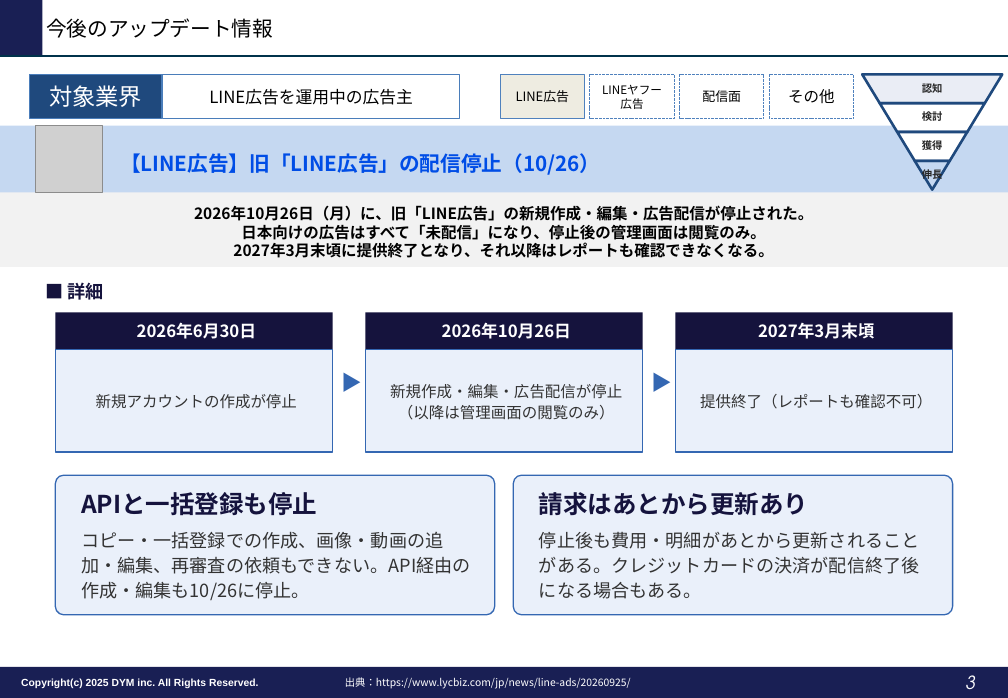
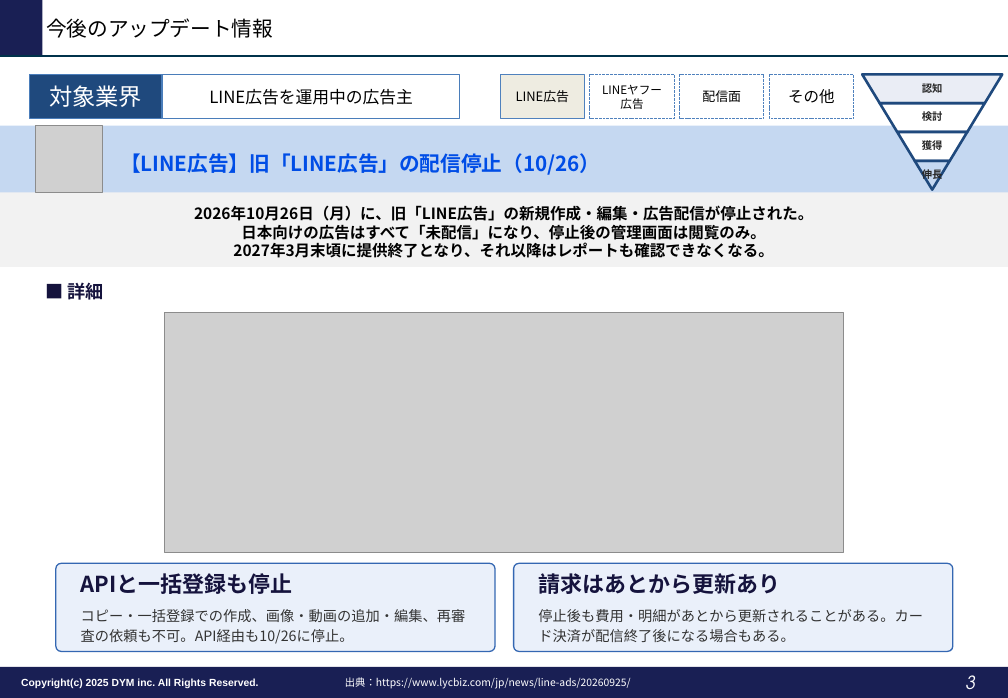
Before and after one commit to tonomura-r-dev/folder, a slide deck: slide 3 of LINE広告トレンドレポート_2026年10月.pptx. Drawn at 1008x698 pixels with LibreOffice and Linux fonts; fonts in the diff are those of the drawing; grey boxes stand for pictures; background and template pictures are left out. Boxes give left, top, right and bottom in pixels: in the first picture for what was removed or moved away, otherwise in the second. Text is boxed around its words. In the diff, an @@ line names an element or a change of style, - is before the commit and + after.

```diff
--- a/LINE広告トレンドレポート_2026年10月.pptx
+++ b/LINE広告トレンドレポート_2026年10月.pptx
@@ rectangle removed at bbox=[56, 313, 333, 350] @@
-2026年6月30日
@@ picture added at bbox=[165, 313, 844, 552] @@
@@ text removed at bbox=[333, 313, 366, 452] @@
-▶
@@ rectangle removed at bbox=[366, 313, 643, 350] @@
-2026年10月26日
@@ text removed at bbox=[643, 313, 676, 452] @@
-▶
@@ rectangle removed at bbox=[676, 313, 953, 350] @@
-2027年3月末頃
@@ rectangle removed at bbox=[56, 350, 333, 452] @@
-新規アカウントの作成が停止
@@ rectangle removed at bbox=[366, 350, 643, 452] @@
-新規作成・編集・広告配信が停止（以降は管理画面の閲覧のみ）
@@ rectangle removed at bbox=[676, 350, 953, 452] @@
-提供終了（レポートも確認不可）
@@ rounded rectangle "APIと一括登録も停止": place and size @@
-rounded rectangle "APIと一括登録も停止" at bbox=[56, 476, 495, 615]
+rounded rectangle "APIと一括登録も停止" at bbox=[56, 563, 495, 652]
@@ rounded rectangle "請求はあとから更新あり": place and size @@
-rounded rectangle "請求はあとから更新あり" at bbox=[514, 476, 953, 615]
+rounded rectangle "請求はあとから更新あり" at bbox=[514, 563, 953, 652]
@@ text in rounded rectangle at bbox=[81, 573, 293, 594]: size 19 to 17 pt in "APIと一括登録も停止" @@
@@ text in rounded rectangle at bbox=[538, 573, 780, 594]: size 19 to 17 pt in "請求はあとから更新あり" @@
@@ text in rounded rectangle at bbox=[81, 609, 466, 644]: text changed; size 14 to 11 pt @@
-コピー・一括登録での作成、画像・動画の追加・編集、再審査の依頼もできない。API経由の作成・編集も10/26に停止。
+コピー・一括登録での作成、画像・動画の追加・編集、再審査の依頼も不可。API経由も10/26に停止。
@@ text in rounded rectangle at bbox=[538, 609, 923, 642]: text changed; size 14 to 11 pt @@
-停止後も費用・明細があとから更新されることがある。クレジットカードの決済が配信終了後になる場合もある。
+停止後も費用・明細があとから更新されることがある。カード決済が配信終了後になる場合もある。
```
Also in this commit, not shown: 2 other slides changed, 2 slides added, 5 other files.
